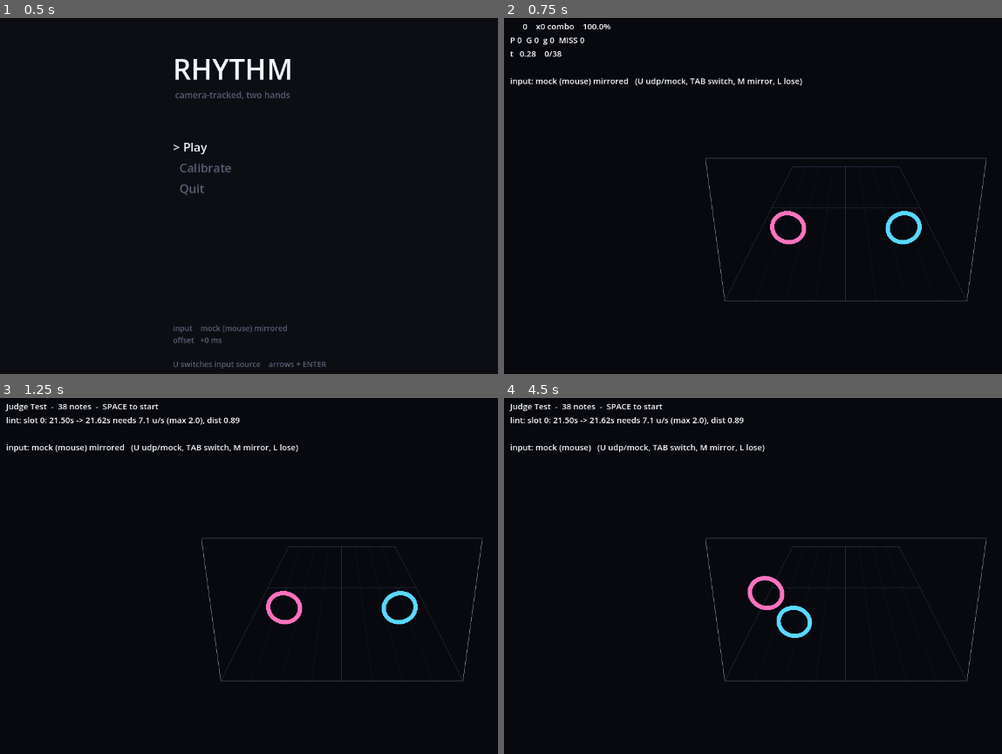
Above: before the commit, frames 1-4 (two rows, left to right).
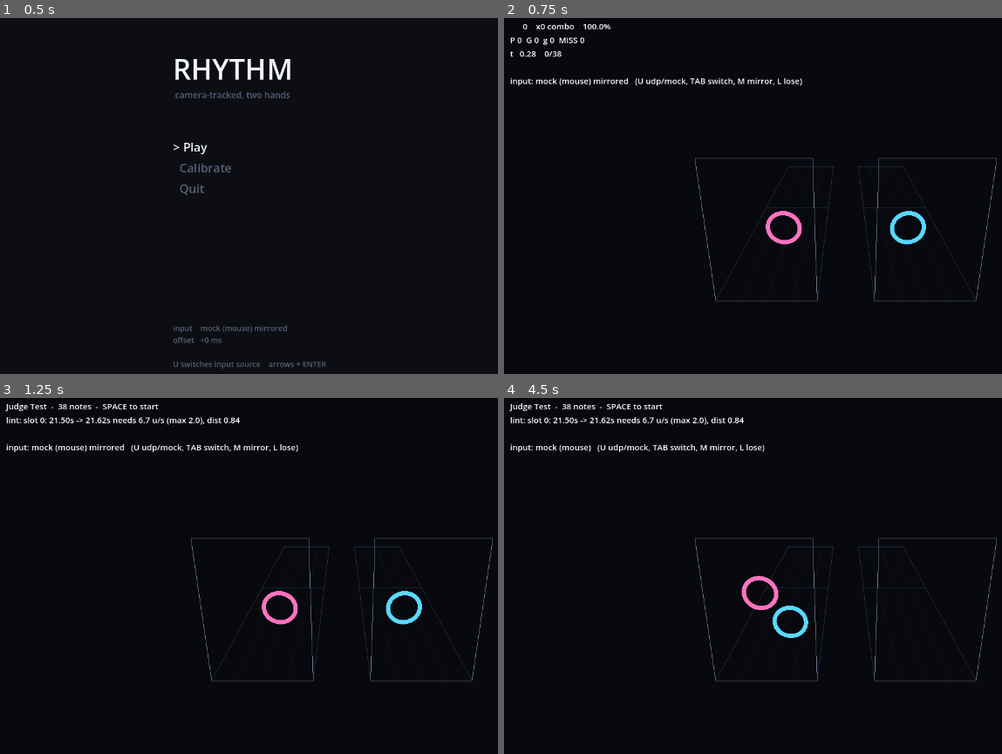
Above: after the commit, the same moments.

Repository: bigpeppermf/rhythmgame
Game: Godot game, scene res://scenes/main.tscn
Same seed, same stepped clock (60 frames per second), same inputs: the game is played once before the commit and once after it.
Inputs (mouse positions are in pixels of both pictures, inside the frame that each line leads up to):
- Up to frame 1 (0.5 s): no input
- Up to frame 2 (0.75 s): tap Enter (ui_accept) at 0.5 s; move the mouse to (997, 185) at 0.52 s; hold Up from 0.53 s (still down); tap Tab at 0.6 s
- Up to frame 3 (1.25 s): keep holding Up; tap Enter (ui_accept) at 0.77 s
- Up to frame 4 (4.5 s): tap Enter (ui_accept) at 1.25, 1.52, 2, 2.75, 3.02, 3.5, 3.77, 4.25 s; move the mouse to (708, 604) at 1.27 s; release Up at 1.28 s; hold Down 1.28-2.03 s; tap M at 1.35 s; move the mouse to (917, 497) at 2.02 s; hold L 2.03-2.78 s; hold Up 2.03-3.53 s; move the mouse to (812, 665) at 2.77 s; tap Space at 2.85 s; move the mouse to (outside the picture) at 3.52 s; hold Down from 3.53 s (still down); tap Keypad Enter at 3.6 s; move the mouse to (638, 526) at 4.27 s; tap R at 4.35 s

Frame 1 is identical in both runs. In frame 2, 1.5% of the frame differs, in the area x 38-99%, y 39-80%; in frame 3, 1.6%; in frame 4, 1.6%, in the area x 27-99%, y 5-80%.

Commit message:
Split the lane into one track per hand with a centre gap
Each hand now gets its own track and the middle is left clear, so the two
read as separate even when the hands cross - which they do, and which is
exactly when the left/right distinction matters most.

The coordinate mapping is untouched. Field3D.plane() stays a plain linear
map and the gap is purely a band where no track is drawn. Warping x to open
the gap was the obvious alternative and is wrong: it would make judged
distance and on-screen distance disagree near the centre, so a note the
player looked far from would score as a near miss.

Chart.lint() gains placement checks - a note in the centre gap would float
over nothing, and a note on the other hand's track is unreachable by the
hand that owns it. Geometry is passed in rather than imported so Chart stays
independent of the renderer. The test chart moved its inner columns outward
to clear the band.

Fixes a shadowing bug the change exposed: lint's local 'gap' for travel time
collided with the new parameter, which GDScript rejects outright.

Diff:
--- a/game/chart/chart.gd
+++ b/game/chart/chart.gd
@@ -67,21 +67,35 @@
 ## than note density: two notes 80ms apart in the same place are trivial, two
 ## notes 400ms apart at opposite corners may be impossible. Density is visible
 ## when charting; reachability is not, which is why it needs a linter.
-func lint(max_speed: float = 2.0) -> PackedStringArray:
+func lint(max_speed: float = 2.0, gap: float = 0.0,
+		track_bounds: Callable = Callable()) -> PackedStringArray:
 	warnings = PackedStringArray()
 	var last: Array[Note] = [null, null]
 
 	for n in notes:
+		# Placement. The centre band has no track drawn under it, so a note
+		# there would float over empty space; a note on the other hand's track
+		# is unreachable by the hand that owns it.
+		if gap > 0.0 and absf(n.pos.x - 0.5) < gap:
+			warnings.append("slot %d: note at %.2fs sits in the centre gap (x %.2f)" %
+				[n.slot, n.time, n.pos.x])
+		elif track_bounds.is_valid():
+			var t: Vector2 = track_bounds.call(n.slot)
+			if n.pos.x < t.x - 0.001 or n.pos.x > t.y + 0.001:
+				warnings.append("slot %d: note at %.2fs is on the other track (x %.2f)" %
+					[n.slot, n.time, n.pos.x])
+
 		var prev: Note = last[n.slot]
 		if prev != null:
-			# A hold occupies the hand until it ends.
-			var gap: float = n.time - prev.end_time()
+			# A hold occupies the hand until it ends, so travel time is
+			# measured from when the previous note releases it.
+			var travel: float = n.time - prev.end_time()
 			var dist: float = prev.pos.distance_to(n.pos)
-			if gap > 0.0001 and dist / gap > max_speed:
+			if travel > 0.0001 and dist / travel > max_speed:
 				warnings.append(
 					"slot %d: %.2fs -> %.2fs needs %.1f u/s (max %.1f), dist %.2f" %
-					[n.slot, prev.end_time(), n.time, dist / gap, max_speed, dist])
-			elif gap <= 0.0001 and dist > 0.01:
+					[n.slot, prev.end_time(), n.time, dist / travel, max_speed, dist])
+			elif travel <= 0.0001 and dist > 0.01:
 				warnings.append(
 					"slot %d: two notes at %.2fs in different places (dist %.2f)" %
 					[n.slot, n.time, dist])
--- a/game/charts/test.json
+++ b/game/charts/test.json
@@ -119,7 +119,7 @@
   {
    "beat": 24,
    "slot": 0,
-   "x": 0.28,
+   "x": 0.24,
    "y": 0.35,
    "type": "hold",
    "length": 2
@@ -127,7 +127,7 @@
   {
    "beat": 26,
    "slot": 1,
-   "x": 0.72,
+   "x": 0.76,
    "y": 0.65,
    "type": "hold",
    "length": 2
@@ -135,7 +135,7 @@
   {
    "beat": 28,
    "slot": 0,
-   "x": 0.28,
+   "x": 0.24,
    "y": 0.35,
    "type": "hold",
    "length": 2
@@ -143,7 +143,7 @@
   {
    "beat": 30,
    "slot": 1,
-   "x": 0.72,
+   "x": 0.76,
    "y": 0.65,
    "type": "hold",
    "length": 2
@@ -151,112 +151,112 @@
   {
    "beat": 34,
    "slot": 0,
+   "x": 0.14,
+   "y": 0.3,
+   "type": "tap"
+  },
+  {
+   "beat": 34,
+   "slot": 1,
+   "x": 0.86,
+   "y": 0.3,
+   "type": "tap"
+  },
+  {
+   "beat": 35,
+   "slot": 0,
    "x": 0.22,
-   "y": 0.3,
-   "type": "tap"
-  },
-  {
-   "beat": 34,
+   "y": 0.7,
+   "type": "tap"
+  },
+  {
+   "beat": 35,
    "slot": 1,
    "x": 0.78,
-   "y": 0.3,
-   "type": "tap"
-  },
-  {
-   "beat": 35,
-   "slot": 0,
-   "x": 0.34,
-   "y": 0.7,
-   "type": "tap"
-  },
-  {
-   "beat": 35,
-   "slot": 1,
-   "x": 0.66,
    "y": 0.7,
    "type": "tap"
   },
   {
    "beat": 36,
    "slot": 0,
-   "x": 0.46,
+   "x": 0.3,
    "y": 0.3,
    "type": "tap"
   },
   {
    "beat": 36,
    "slot": 1,
-   "x": 0.54,
+   "x": 0.7,
    "y": 0.3,
    "type": "tap"
   },
   {
    "beat": 37,
    "slot": 0,
+   "x": 0.14,
+   "y": 0.7,
+   "type": "tap"
+  },
+  {
+   "beat": 37,
+   "slot": 1,
+   "x": 0.86,
+   "y": 0.7,
+   "type": "tap"
+  },
+  {
+   "beat": 38,
+   "slot": 0,
    "x": 0.22,
-   "y": 0.7,
-   "type": "tap"
-  },
-  {
-   "beat": 37,
+   "y": 0.3,
+   "type": "tap"
+  },
+  {
+   "beat": 38,
    "slot": 1,
    "x": 0.78,
-   "y": 0.7,
-   "type": "tap"
-  },
-  {
-   "beat": 38,
-   "slot": 0,
-   "x": 0.34,
-   "y": 0.3,
-   "type": "tap"
-  },
-  {
-   "beat": 38,
-   "slot": 1,
-   "x": 0.66,
    "y": 0.3,
    "type": "tap"
   },
   {
    "beat": 39,
    "slot": 0,
-   "x": 0.46,
+   "x": 0.3,
    "y": 0.7,
    "type": "tap"
   },
   {
    "beat": 39,
    "slot": 1,
-   "x": 0.54,
+   "x": 0.7,
    "y": 0.7,
    "type": "tap"
   },
   {
    "beat": 40,
    "slot": 0,
+   "x": 0.14,
+   "y": 0.3,
+   "type": "tap"
+  },
+  {
+   "beat": 40,
+   "slot": 1,
+   "x": 0.86,
+   "y": 0.3,
+   "type": "tap"
+  },
+  {
+   "beat": 41,
+   "slot": 0,
    "x": 0.22,
-   "y": 0.3,
-   "type": "tap"
-  },
-  {
-   "beat": 40,
+   "y": 0.7,
+   "type": "tap"
+  },
+  {
+   "beat": 41,
    "slot": 1,
    "x": 0.78,
-   "y": 0.3,
-   "type": "tap"
-  },
-  {
-   "beat": 41,
-   "slot": 0,
-   "x": 0.34,
-   "y": 0.7,
-   "type": "tap"
-  },
-  {
-   "beat": 41,
-   "slot": 1,
-   "x": 0.66,
    "y": 0.7,
    "type": "tap"
   },
@@ -270,7 +270,7 @@
   {
    "beat": 43.25,
    "slot": 0,
-   "x": 0.48,
+   "x": 0.36,
    "y": 0.9,
    "type": "tap"
   }
--- a/game/gameplay/field_3d.gd
+++ b/game/gameplay/field_3d.gd
@@ -8,7 +8,17 @@
 ## and this one can judge identically.
 
 ## World size of the play area at the hit plane.
-const WIDTH := 8.0
+const WIDTH := 8.6
+
+## Half-width of the empty band down the centre, in normalized x. Each hand
+## gets its own track and the middle is left clear, so the two read as separate
+## even when the hands cross.
+##
+## Note that this changes *nothing* about the coordinate mapping: plane() stays
+## a plain linear map and the gap is purely a region where no lane is drawn.
+## Warping x to open the gap would have made judged distance and on-screen
+## distance disagree near the centre, which is a bug waiting to happen.
+const GAP := 0.11
 const HEIGHT := 4.8
 ## World units the highway travels per second. Raising this makes notes arrive
 ## faster at the same chart - it is a readability knob, not a difficulty one.
@@ -33,3 +43,13 @@
 
 static func depth() -> float:
 	return LOOKAHEAD * SCROLL
+
+
+## Normalized x bounds of one hand's track. slot 0 is left, 1 is right.
+static func track(slot: int) -> Vector2:
+	return Vector2(0.0, 0.5 - GAP) if slot == 0 else Vector2(0.5 + GAP, 1.0)
+
+
+## True if x falls in the empty centre band, where nothing should be charted.
+static func in_gap(x: float) -> bool:
+	return absf(x - 0.5) < GAP
--- a/game/gameplay/playfield.gd
+++ b/game/gameplay/playfield.gd
@@ -174,34 +174,44 @@
 	add_child(_lane)
 
 	var d := Field3D.depth()
-	var hw := Field3D.WIDTH * 0.5
 	var hh := Field3D.HEIGHT * 0.5
 
 	var rails := PackedVector3Array()
-	for x in [-hw, 0.0, hw]:
-		rails.append(Vector3(x, -hh, 0.0))
-		rails.append(Vector3(x, -hh, -d))
-	for i in range(1, int(Field3D.LOOKAHEAD) + 1):
-		var z := -float(i) * Field3D.SCROLL
-		rails.append(Vector3(-hw, -hh, z))
-		rails.append(Vector3(hw, -hh, z))
+	var grid := PackedVector3Array()
+	var frame := PackedVector3Array()
+
+	# One track per hand, with the centre left empty.
+	for slot in 2:
+		var t: Vector2 = Field3D.track(slot)
+		var x0: float = Field3D.plane(Vector2(t.x, 0.5)).x
+		var x1: float = Field3D.plane(Vector2(t.y, 0.5)).x
+
+		for x in [x0, x1]:
+			rails.append(Vector3(x, -hh, 0.0))
+			rails.append(Vector3(x, -hh, -d))
+		for i in range(1, int(Field3D.LOOKAHEAD) + 1):
+			var z := -float(i) * Field3D.SCROLL
+			rails.append(Vector3(x0, -hh, z))
+			rails.append(Vector3(x1, -hh, z))
+
+		# Longitudinal floor lines give the eye something to measure approach
+		# speed against; rails alone leave the track reading flat.
+		var cols: int = maxi(skin.grid_columns / 2, 1)
+		for i in range(1, cols):
+			var x: float = lerpf(x0, x1, float(i) / cols)
+			grid.append(Vector3(x, -hh, 0.0))
+			grid.append(Vector3(x, -hh, -d))
+
+		frame.append_array(PackedVector3Array([
+			Vector3(x0, -hh, 0), Vector3(x1, -hh, 0),
+			Vector3(x1, -hh, 0), Vector3(x1, hh, 0),
+			Vector3(x1, hh, 0), Vector3(x0, hh, 0),
+			Vector3(x0, hh, 0), Vector3(x0, -hh, 0),
+		]))
+
 	_line(rails, skin.rail_color)
-
-	# Longitudinal floor lines give the eye something to measure approach
-	# speed against; three rails alone leave the lane reading flat.
-	var grid := PackedVector3Array()
-	for i in range(1, skin.grid_columns):
-		var x: float = -hw + (Field3D.WIDTH / float(skin.grid_columns)) * i
-		grid.append(Vector3(x, -hh, 0.0))
-		grid.append(Vector3(x, -hh, -d))
 	_line(grid, skin.grid_color)
-
-	_line(PackedVector3Array([
-		Vector3(-hw, -hh, 0), Vector3(hw, -hh, 0),
-		Vector3(hw, -hh, 0), Vector3(hw, hh, 0),
-		Vector3(hw, hh, 0), Vector3(-hw, hh, 0),
-		Vector3(-hw, hh, 0), Vector3(-hw, -hh, 0),
-	]), skin.hit_plane_color)
+	_line(frame, skin.hit_plane_color)
 
 
 func _line(pts: PackedVector3Array, col: Color) -> void:
--- a/game/project.godot
+++ b/game/project.godot
@@ -14,11 +14,6 @@
 run/main_scene="res://scenes/main.tscn"
 config/features=PackedStringArray("4.7", "Forward Plus")
 
-[display]
-
-window/size/viewport_width=1280
-window/size/viewport_height=720
-
 [audio]
 
 driver/output_latency=10
@@ -32,3 +27,8 @@
 [debug]
 
 gdscript/warnings/untyped_declaration=1
+
+[display]
+
+window/size/viewport_width=1280
+window/size/viewport_height=720
--- a/game/scenes/play_3d.gd
+++ b/game/scenes/play_3d.gd
@@ -46,7 +46,7 @@
 
 	chart = Chart.load_from(CHART_PATH)
 	if chart != null:
-		for w in chart.lint():
+		for w in chart.lint(2.0, Field3D.GAP, Field3D.track):
 			push_warning("chart lint: %s" % w)
 	_start()
 
--- a/game/scenes/play_test.gd
+++ b/game/scenes/play_test.gd
@@ -33,7 +33,7 @@
 	chart = Chart.load_from(CHART_PATH)
 	if chart == null:
 		return
-	for w in chart.lint():
+	for w in chart.lint(2.0, Field3D.GAP, Field3D.track):
 		push_warning("chart lint: %s" % w)
 
 
@@ -95,11 +95,13 @@
 
 func _draw() -> void:
 	var f := _field()
-	draw_rect(f, Color(1, 1, 1, 0.04))
-	draw_rect(f, Color(1, 1, 1, 0.12), false, 1.0)
-	# Centre line: the two hands own a side each.
-	draw_line(Vector2(f.position.x + f.size.x * 0.5, f.position.y),
-		Vector2(f.position.x + f.size.x * 0.5, f.end.y), Color(1, 1, 1, 0.07), 1.0)
+	# One track per hand, with the centre band left empty.
+	for slot in 2:
+		var t: Vector2 = Field3D.track(slot)
+		var r := Rect2(f.position + Vector2(t.x * f.size.x, 0.0),
+			Vector2((t.y - t.x) * f.size.x, f.size.y))
+		draw_rect(r, Color(1, 1, 1, 0.04))
+		draw_rect(r, Color(1, 1, 1, 0.12), false, 1.0)
 
 	if Conductor.playing:
 		_draw_notes(f)
--- a/game/tests/judge_test.gd
+++ b/game/tests/judge_test.gd
@@ -25,11 +25,19 @@
 	_check(chart.bpm == 120.0, "bpm 120")
 	_check(_is_sorted(chart), "notes sorted by time")
 
-	# The generator plants exactly one physically impossible pair.
-	var warns := chart.lint()
-	_check(warns.size() == 1, "lint finds 1 unreachable pair, got %d" % warns.size())
-	if warns.size() == 1:
-		print("      ", warns[0])
+	# The generator plants exactly one physically impossible pair, and nothing
+	# else: no note in the centre gap, none on the wrong hand's track.
+	var warns := chart.lint(2.0, Field3D.GAP, Field3D.track)
+	_check(warns.size() == 1, "lint finds only the planted pair, got %d" % warns.size())
+	for w in warns:
+		print("      ", w)
+
+	var off := 0
+	for n in chart.notes:
+		var t: Vector2 = Field3D.track(n.slot)
+		if Field3D.in_gap(n.pos.x) or n.pos.x < t.x or n.pos.x > t.y:
+			off += 1
+	_check(off == 0, "every note sits on its own track, %d stray" % off)
 
 	_run_perfect(chart)
 	_run_idle(chart)
Not shown, changed: tools/make_test_chart.py
